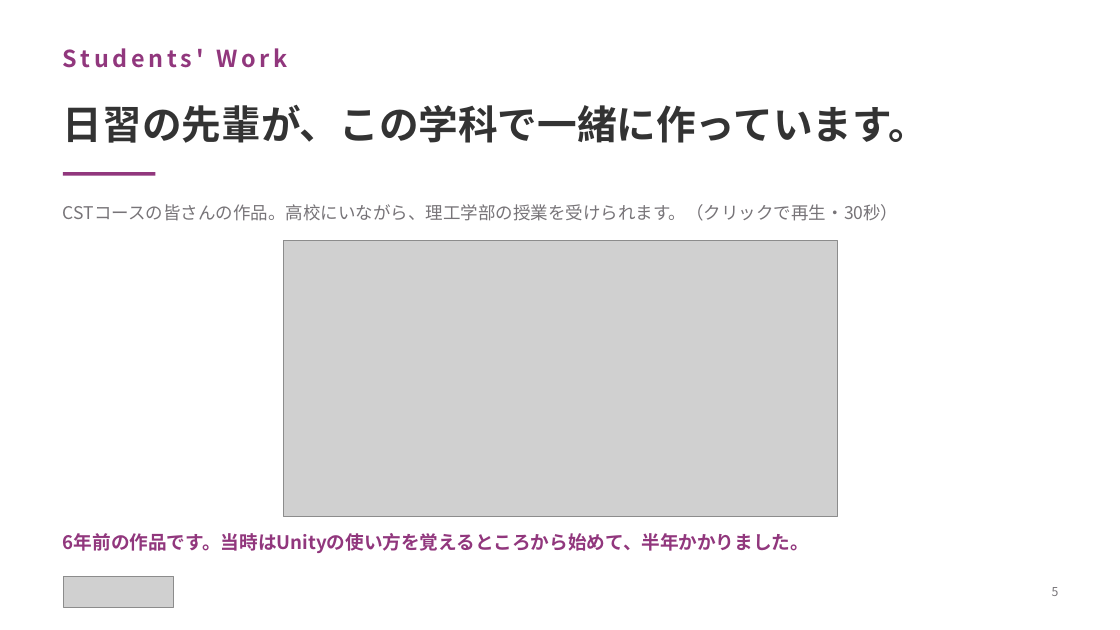
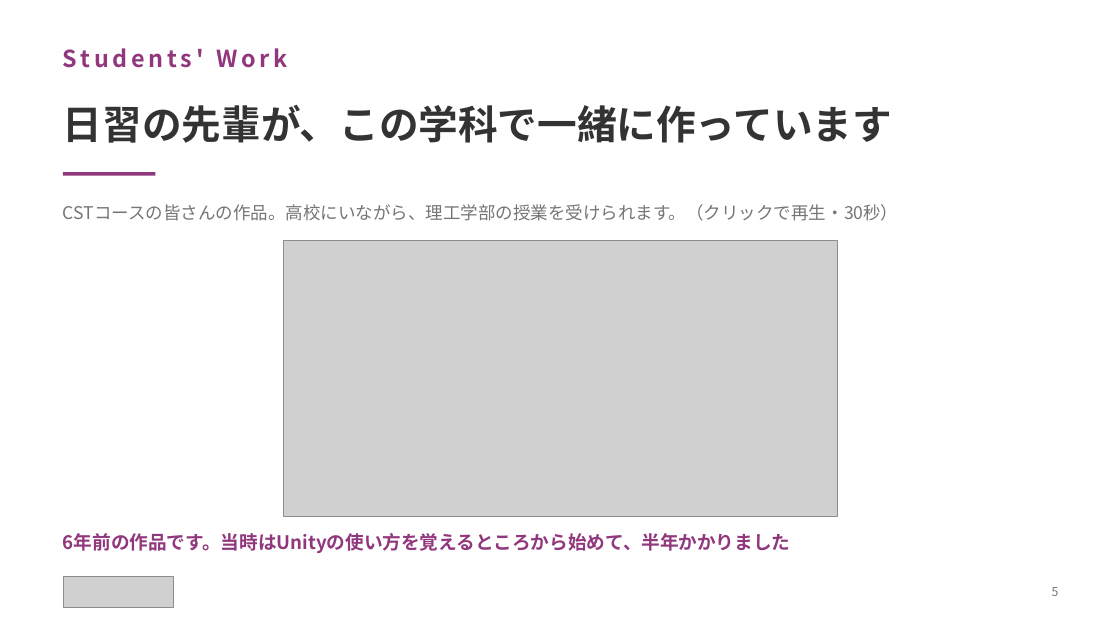
Before and after one commit to yutakaJssst/narashino-visit-1, a slide deck: slide 5 of slides/nichinara20260908.pptx. Drawn at 1120x630 pixels with LibreOffice and Linux fonts; fonts in the diff are those of the drawing; grey boxes stand for pictures. Boxes give left, top, right and bottom in pixels: in the first picture for what was removed or moved away, otherwise in the second. Text is boxed around its words. In the diff, an @@ line names an element or a change of style, - is before the commit and + after.

```diff
--- a/slides/nichinara20260908.pptx
+++ b/slides/nichinara20260908.pptx
@@ text at bbox=[63, 105, 892, 143]: text changed @@
-日習の先輩が、この学科で一緒に作っています。
+日習の先輩が、この学科で一緒に作っています
@@ text at bbox=[63, 533, 790, 553]: text changed @@
-6年前の作品です。当時はUnityの使い方を覚えるところから始めて、半年かかりました。
+6年前の作品です。当時はUnityの使い方を覚えるところから始めて、半年かかりました
```
Also in this commit, not shown: 15 other slides changed, 2 other files.
